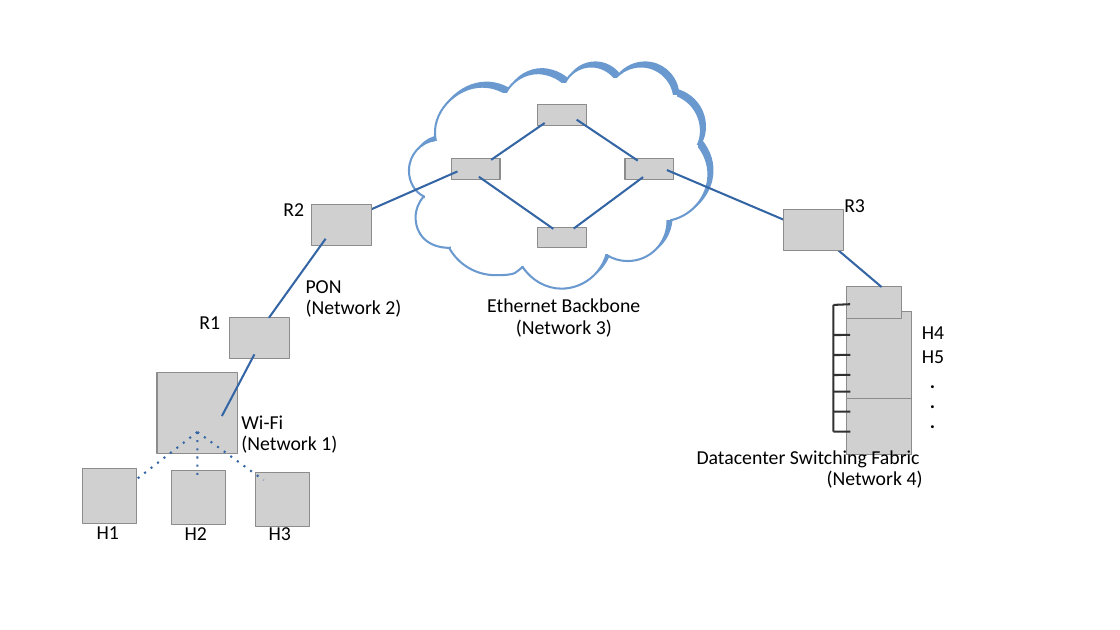
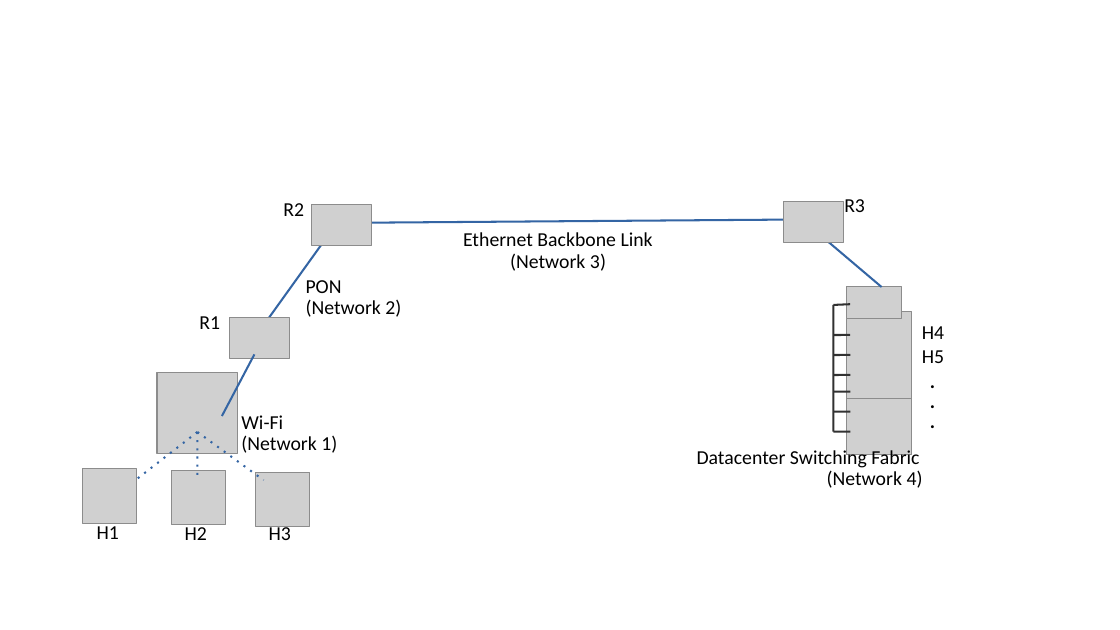
Before and after one commit to SystemsApproach/7E, a slide deck: slide 3 of federation/figures/federation.odp. Drawn at 1120x630 pixels with LibreOffice and Linux fonts; fonts in the diff are those of the drawing; grey boxes stand for pictures. Boxes give left, top, right and bottom in pixels: in the first picture for what was removed or moved away, otherwise in the second. Text is boxed around its words. In the diff, an @@ line names an element or a change of style, - is before the commit and + after.

```diff
--- a/federation/figures/federation.odp
+++ b/federation/figures/federation.odp
@@ group removed at (x1=410, y1=66, x2=755, y2=302): 19 rectangles, 4 pictures, 3 lines, 1 freeform shape @@
@@ line removed from (365, 212) to (457, 172) @@
@@ line removed from (784, 220) to (667, 170) @@
@@ picture moved from (x1=784, y1=210, x2=844, y2=251) to (x1=784, y1=202, x2=844, y2=243) @@
@@ line moved from (574, 229) - (643, 177) to (372, 223) - (784, 220) @@
@@ text at (x1=463, y1=232, x2=653, y2=246): text changed @@
-Ethernet Backbone
+Ethernet Backbone Link
@@ text "(Network 3)" moved from (x1=516, y1=319, x2=612, y2=337) to (x1=510, y1=253, x2=606, y2=271) @@
```
Also in this commit, not shown: 1 other slide changed, 6 other files.
